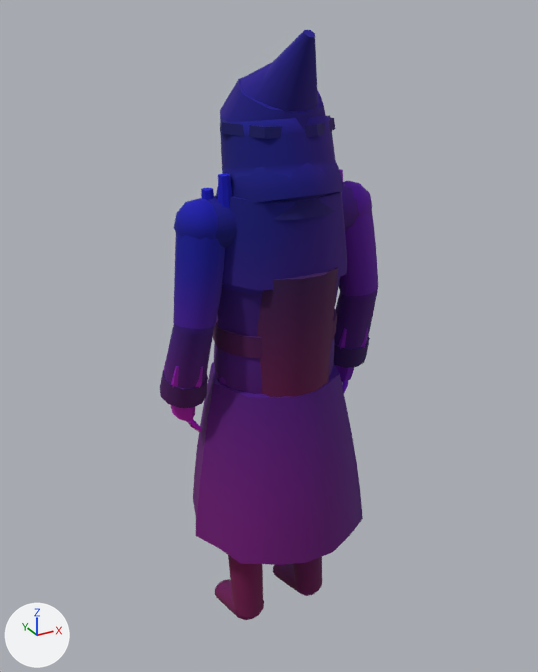
The glTF model assets/kit/skel_penitent.glb, before and after one commit.
Rendered twice from a 50 mm camera at (-0.971, -1.724, 1.913) aimed at (0.002, 0.045, 1.028). The lights are fixed; the arrows at lower left show +X, +Y and +Z. The older version comes first. Vertices at exactly the same position are counted once.

The first picture shows 'penitent'.
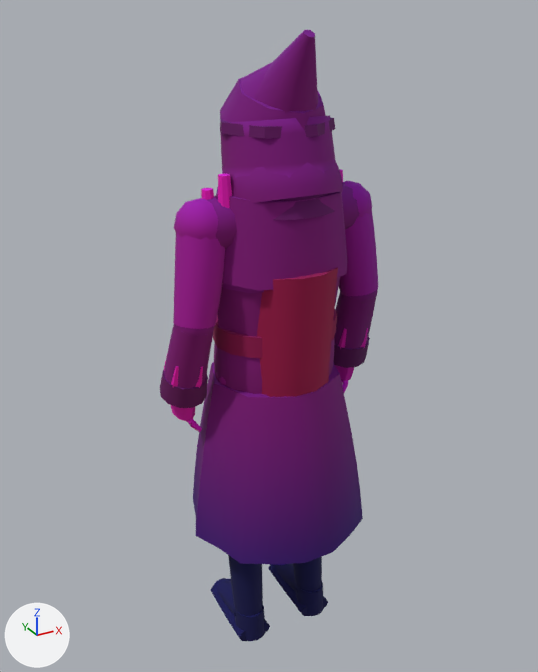
Location of each change, [x1, y1, x2, y2] in pixels of the pictures (538 x 672 px; the box of a moved part takes in the faces that stretch with it):
'penitent', reshaped
    before: [160, 30, 378, 620]
    after: [160, 30, 378, 641]
part 1 of me_penitent, added
    after: [235, 606, 265, 641]
part 2 of me_penitent, added
    after: [215, 578, 236, 616]
part 3 of me_penitent, added
    after: [268, 564, 328, 616]
part 4 of me_penitent, added
    after: [275, 563, 298, 593]
part 5 of me_penitent, moved or reshaped
    before: [221, 563, 318, 620]
    after: [219, 582, 323, 641]
part 6 of me_penitent, recoloured
    before: [160, 30, 378, 617]
    after: [160, 30, 378, 634]

Edits to the bpy script that builds the scene:
```text
Change me_penitent:
    used by ob_penitent; location = (0.0, 0.0, 0.0)
    remove me_penitent.from_pydata(...)  # 2719 vertices, 5140 faces; spans x -0.34..0.34, y -0.27..0.26, z 0.0..1.87
    add me_penitent.from_pydata(...)  # 2971 vertices, 5620 faces; spans x -0.34..0.34, y -0.27..0.26, z 0.0..1.87
    me_penitent part 1: the loose piece of 36 vertices spanning x -0.34..-0.21, y -0.03..0.11, z 0.89..0.99 is copied, and the copy is multiplied about its middle by the matrix ((0.733, -0.002, -0.011), (-0.003, 0.762, 0.323), (0.044, -0.428, 1.315)), then moved by (0.16, -0.07, -0.89), in mat_m_leather; it spans x -0.16..-0.06, y -0.09..0.03, z 0.01..0.11
    me_penitent part 2: the loose piece of 48 vertices spanning x -0.17..-0.06, y -0.05..0.17, z 0.0..0.15 is copied, and the copy is scaled about its middle by (0.87, 1.1, 0.83), then moved by (0.0, 0.02, -0.01); it spans x -0.16..-0.06, y -0.03..0.2, z 0.0..0.13
    me_penitent part 3: the loose piece of 48 vertices spanning x 0.07..0.17, y -0.05..0.17, z 0.0..0.15 is copied, and the copy is multiplied about its middle by the matrix ((1.095, 0.0, 0.007), (-0.003, 1.129, -0.47), (-0.003, 0.266, 0.689)), then moved by (0.0, -0.01, -0.04); it spans x 0.07..0.17, y -0.07..0.18, z 0.0..0.06
    me_penitent part 4: the loose piece of 48 vertices spanning x 0.07..0.17, y -0.05..0.17, z 0.0..0.15 is copied, and the copy is scaled about its middle by (0.869, 1.1, 0.83), then moved by (0.0, 0.02, -0.01); it spans x 0.07..0.17, y -0.03..0.2, z 0.0..0.13
    me_penitent part 5: 38 vertices moved from x -0.16..0.15, y -0.05..0.17, z 0.0..0.15 to x -0.16..0.15, y -0.07..0.18, z 0.0..0.07; 53 vertices removed from x -0.17..0.17, y -0.05..0.17, z 0.0..0.15; 125 vertices added at x -0.17..0.17, y -0.09..0.03, z 0.0..0.14
    me_penitent part 6: 4891 kept faces spanning x -0.34..0.34, y -0.27..0.26, z 0.0..1.87 get new vertex colours; the middle colour goes from purple #7b00cc to pink #ea00cc
    other edits to the shape of me_penitent do not show in these pictures
```
